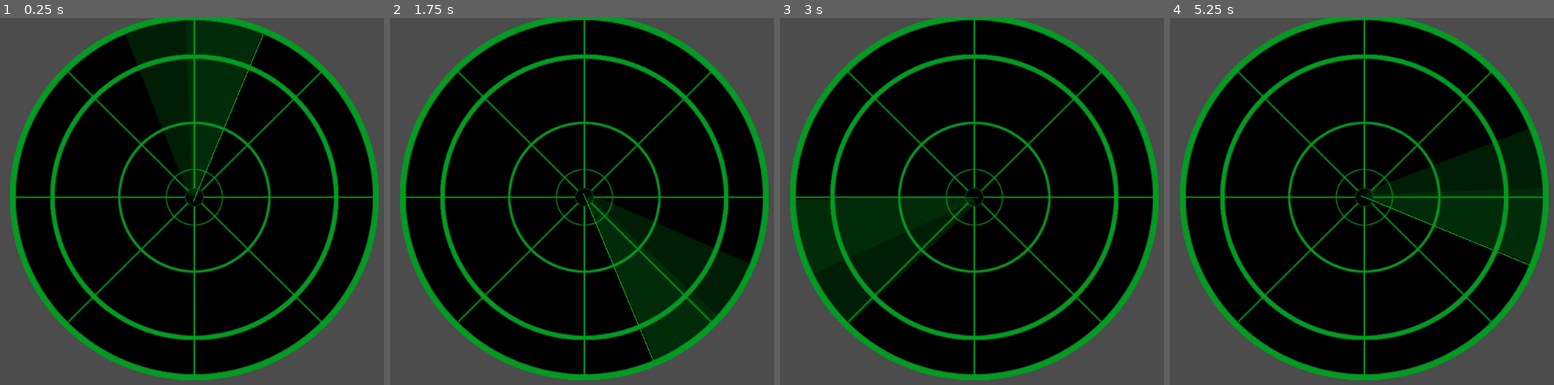
Above: before the commit, frames 1-4 (left to right).
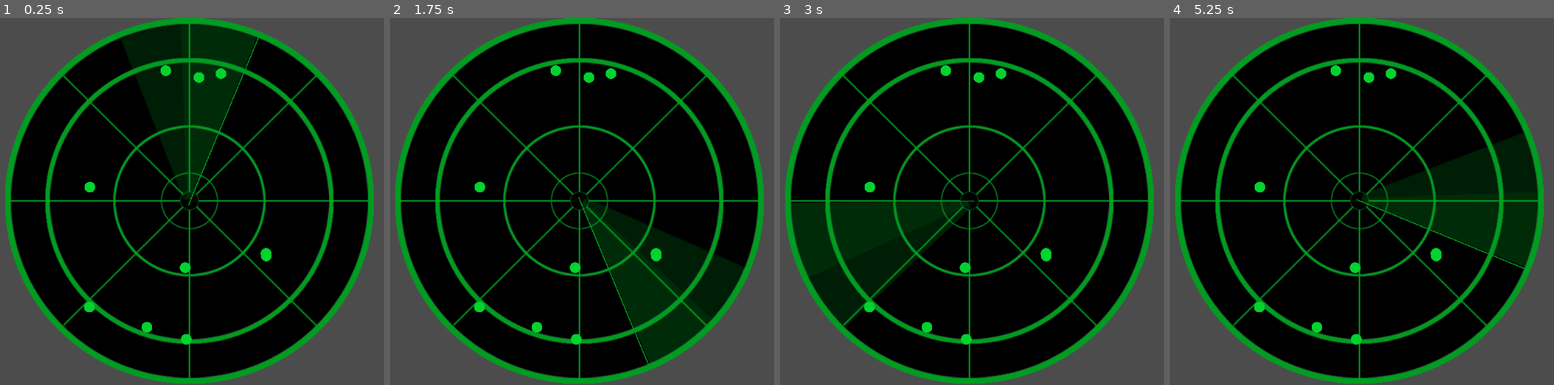
Above: after the commit, the same moments.

Repository: AllexisAlvarico/HH-Godot-Radar
Game: Godot game, scene res://Scenes/GameplayScreen.tscn
Same seed, same stepped clock (60 frames per second), same inputs: the game is played once before the commit and once after it.
Inputs:
- Up to frame 1 (0.25 s): no input
- Up to frame 2 (1.75 s): no input
- Up to frame 3 (3 s): no input
- Up to frame 4 (5.25 s): no input

The runs differ from the first frame. In frame 1, 20% of the frame differs, in the area x 1-99%, y 0-100%; in frame 2, 20%; in frame 3, 19%; in frame 4, 19%.

Commit message:
Ping Spawning

Diff:
--- a/Scripts/Radar.gd
+++ b/Radar.gd
@@ -1,6 +1,6 @@
 extends Node2D
 
-export(float) var radarRadius = 4
+export(float) var radarRadius = 240
 
 
 func _ready():
@@ -12,7 +12,7 @@
 		var enemy = enemyscene.instance()
 		random.randomize()
 
-		var new_pos = Vector2(random.randf_range(258,833),random.randf_range(13,587))
+		var new_pos = Vector2(random.randf_range(-256,256),random.randf_range(-256,256))
 		if new_pos.distance_to(radar.position) > radarRadius:
 			var angle = asin(float(new_pos.x / new_pos.distance_to(radar.position)))
 			new_pos.x = radarRadius * sin(angle)
--- a/Scenes/RadarScene.tscn
+++ b/Scenes/RadarScene.tscn
@@ -4,7 +4,7 @@
 [ext_resource path="res://Sprites/Radar/Linefade.png" type="Texture" id=2]
 [ext_resource path="res://Sprites/Radar/Radarline.png" type="Texture" id=3]
 [ext_resource path="res://Scripts/Rotation.gd" type="Script" id=4]
-[ext_resource path="res://Scripts/Radar.gd" type="Script" id=5]
+[ext_resource path="res://Radar.gd" type="Script" id=5]
 
 [sub_resource type="RectangleShape2D" id=1]
 extents = Vector2( 1, 114 )
@@ -23,7 +23,6 @@
 script = ExtResource( 5 )
 
 [node name="RadarSprite" type="Sprite" parent="RadarObject"]
-position = Vector2( 545, 300.357 )
 scale = Vector2( 1.17578, 1.17578 )
 texture = ExtResource( 1 )
 
@@ -47,3 +46,6 @@
 position = Vector2( 0.0736084, -109.553 )
 rotation = -0.00283393
 shape = SubResource( 1 )
+
+[node name="Camera2D" type="Camera2D" parent="."]
+current = true
